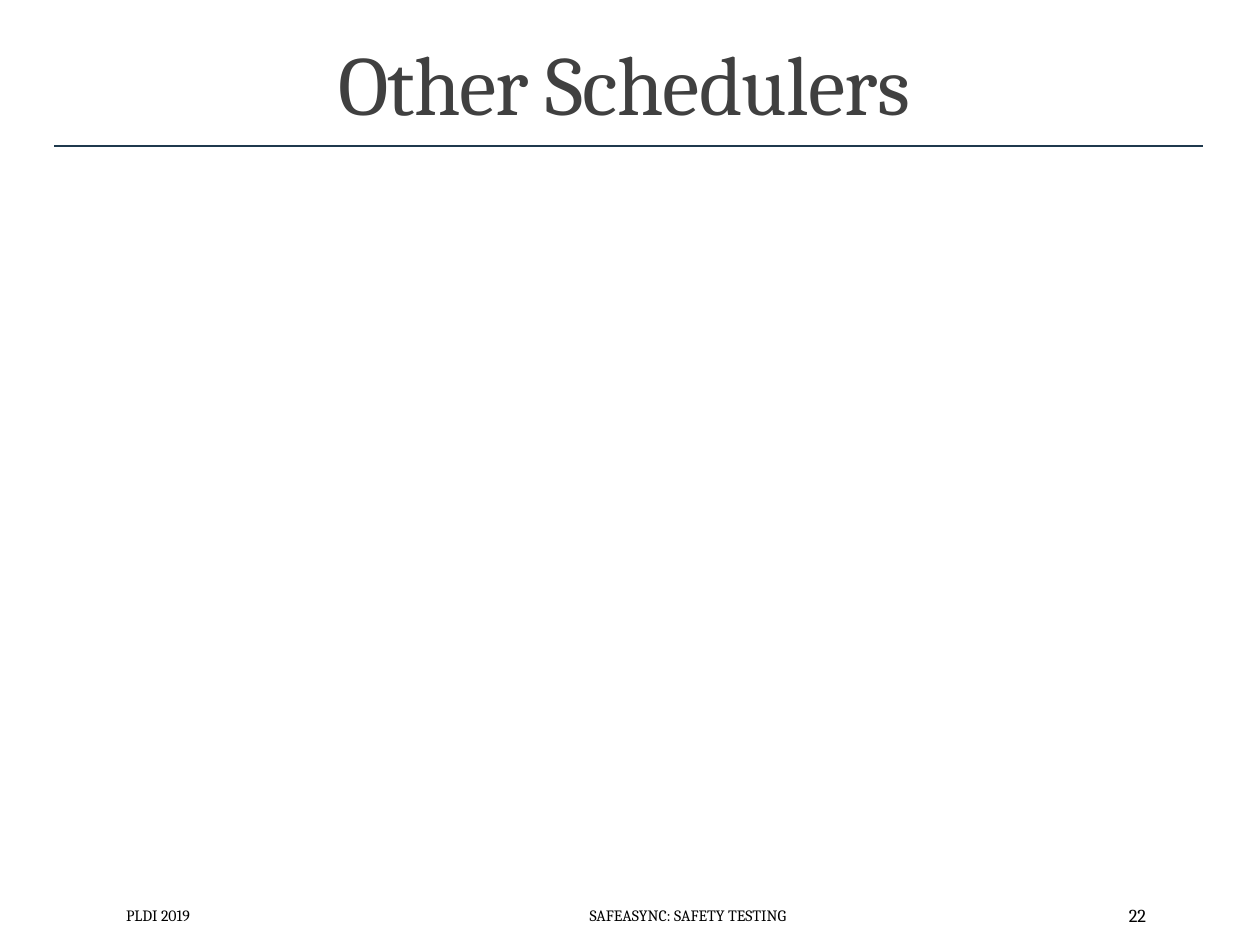
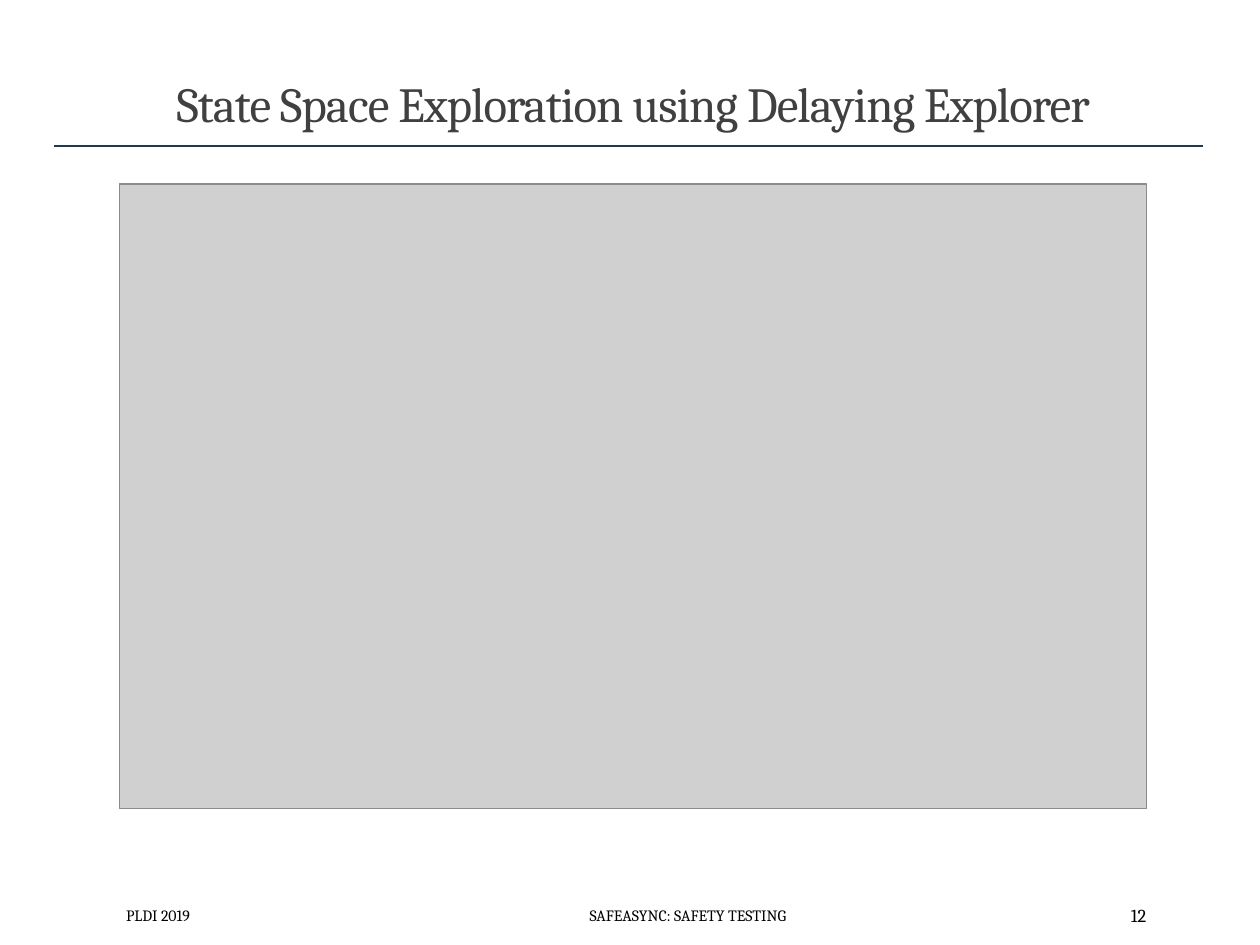
Before and after one commit to p-org/plditutorial, a slide deck: slide 12 of Presentations/MonolithicSafetyTesting.pptx (slide 22 before the commit). Drawn at 1260x945 pixels with LibreOffice and Linux fonts; fonts in the diff are those of the drawing; grey boxes stand for pictures. Boxes give left, top, right and bottom in pixels: in the first picture for what was removed or moved away, otherwise in the second. Text is boxed around its words. In the diff, an @@ line names an element or a change of style, - is before the commit and + after.

```diff
--- a/Presentations/MonolithicSafetyTesting.pptx
+++ b/Presentations/MonolithicSafetyTesting.pptx
@@ title at (177, 88, 1090, 133): text changed; size 48 to 28 pt @@
-Other Schedulers
+State Space Exploration using Delaying Explorer
@@ picture added at (120, 184, 1147, 809) @@
@@ page number at (1131, 909, 1146, 922): text changed @@
-22
+12
```
Also in this commit, not shown: 20 other slides changed, 2 slides removed, 12 other files.
